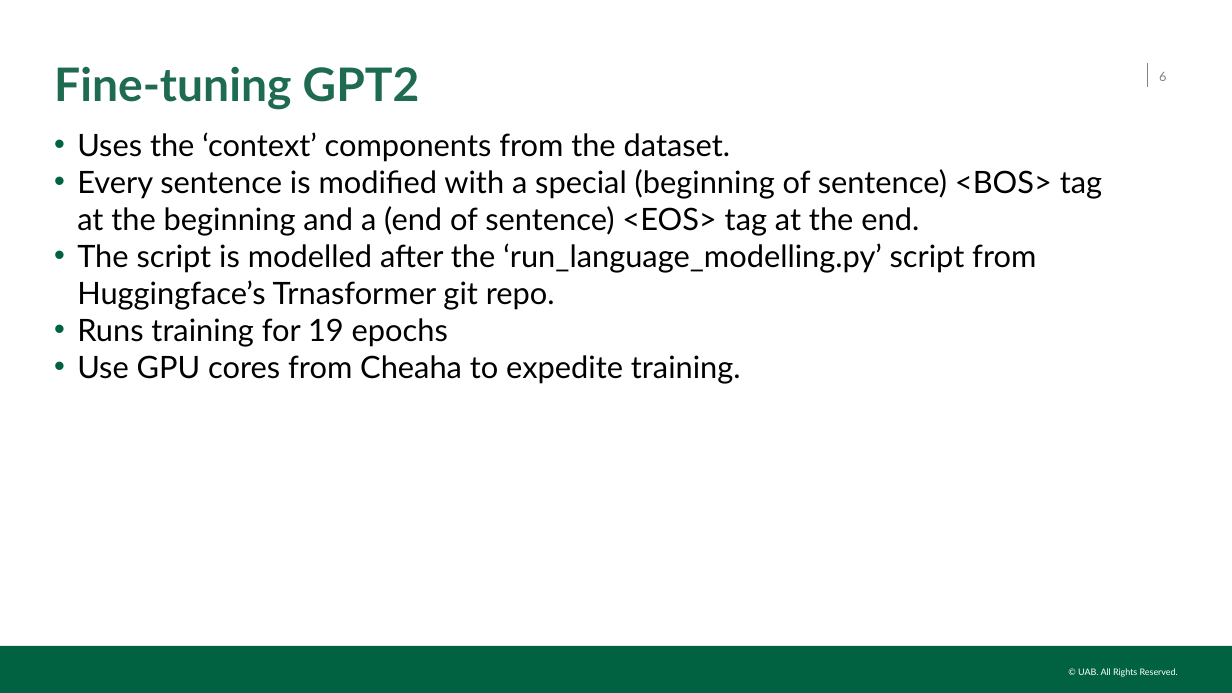
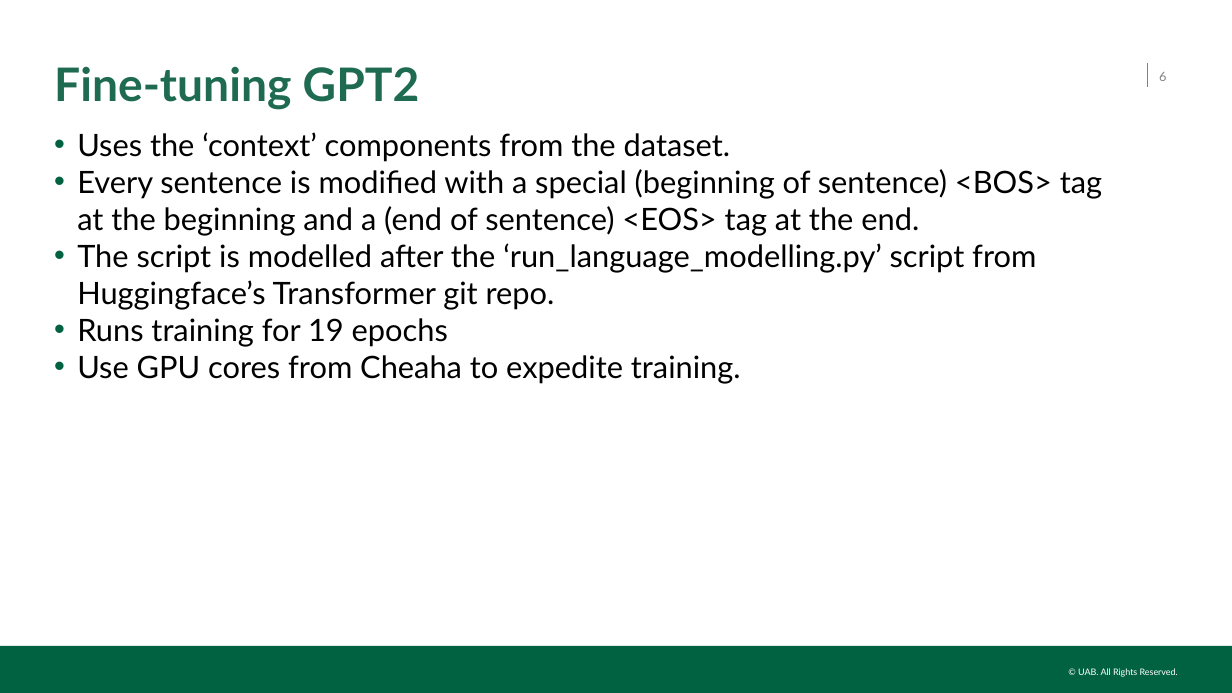
Before and after one commit to uabinf/nlp-group-project-fall-2020-deepbiocomp, a slide deck: slide 6 of presentation/DeepBioComp_Presentation_NLP-2020.pptx. Drawn at 1232x693 pixels with LibreOffice and Linux fonts; fonts in the diff are those of the drawing; background and template pictures are left out. Boxes give left, top, right and bottom in pixels: in the first picture for what was removed or moved away, otherwise in the second. Text is boxed around its words. In the diff, an @@ line names an element or a change of style, - is before the commit and + after.

```diff
--- a/presentation/DeepBioComp_Presentation_NLP-2020.pptx
+++ b/presentation/DeepBioComp_Presentation_NLP-2020.pptx
@@ text at [77,243,1036,310]: text changed @@
-• The script is modelled after the ‘run_language_modelling.py’ script from Huggingface’s Trnasformer git repo.
+• The script is modelled after the ‘run_language_modelling.py’ script from Huggingface’s Transformer git repo.
```
Also in this commit, not shown: 1 other slide changed.
